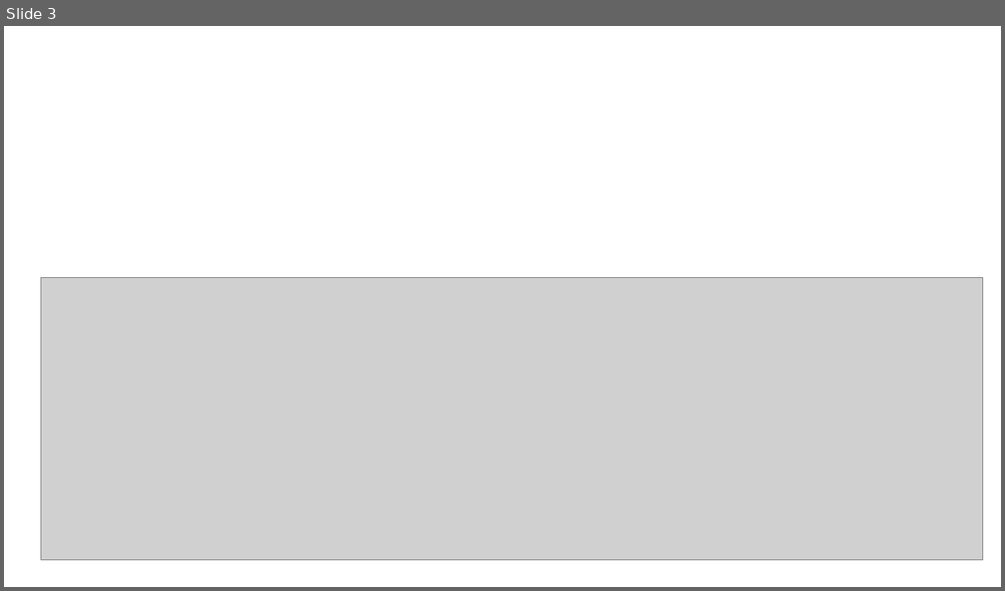
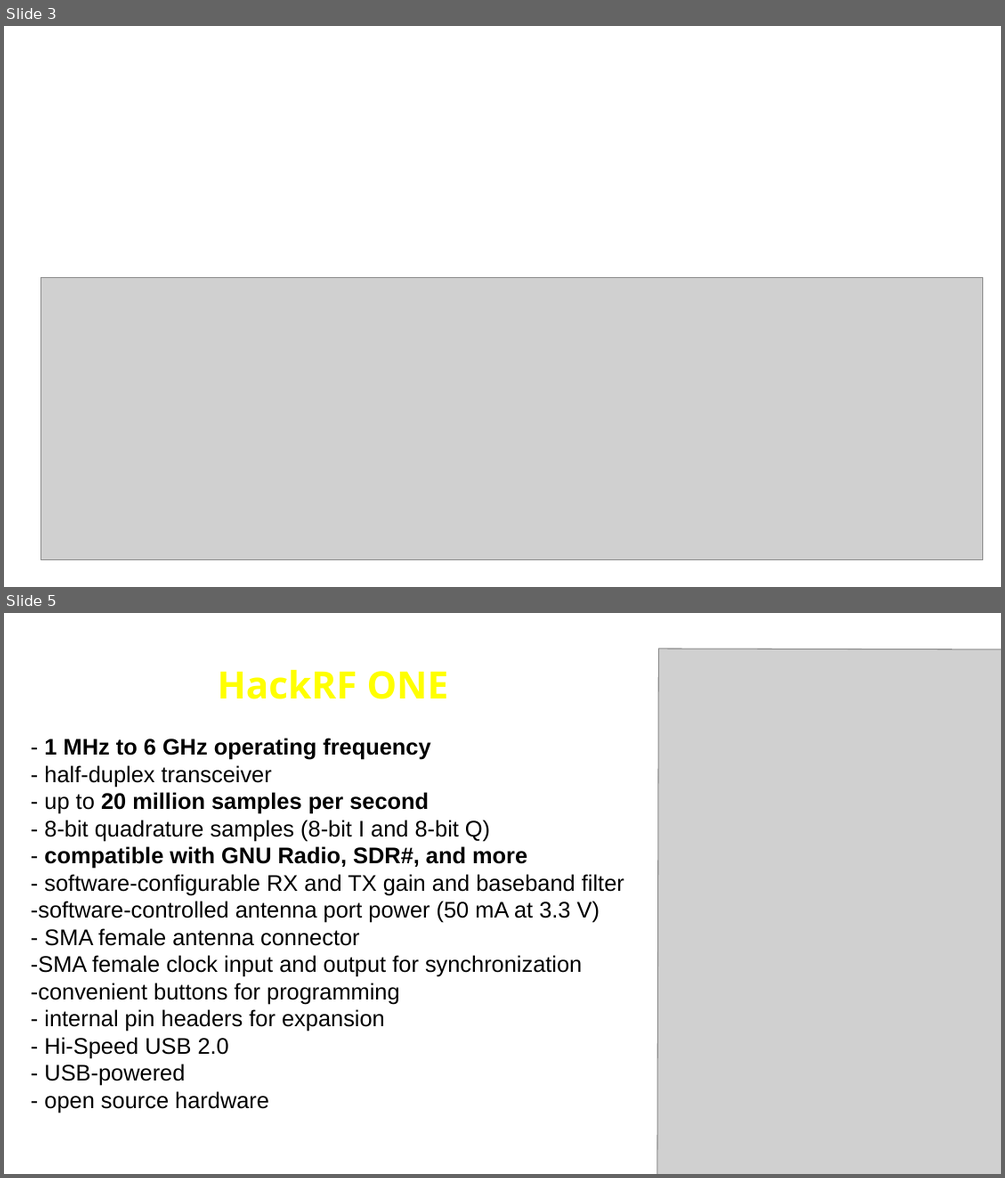
Before and after one commit to PantaRhei/Presentation_SDR_public, a slide deck: diapo.odp. Shown one above the other, each under a label of ours: slide 3 before the commit, slides 3 and 5 after it; the slides between them are not shown. The pictures are 1005x591 and 1005x1178 pixels, drawn with LibreOffice and Linux fonts; fonts in the diff are those of the drawing; grey boxes stand for pictures. Boxes give left, top, right and bottom in pixels: in the first picture for what was removed or moved away, otherwise in the second. Text is boxed around its words. In the diff, an @@ line names an element or a change of style, - is before the commit and + after.

Commit message:
modify slide + doc antenna

```diff
--- a/diapo.odp
+++ b/diapo.odp
@@ slide 5 added at box(4, 613, 1001, 1174), background #FFFFFF @@
@@ picture added at box(657, 649, 1001, 1174) @@
@@ text added at box(218, 670, 449, 699), 30 pt, text gradient #FF0000 to #FFFF00, bold @@
+HackRF ONE
@@ text added at box(31, 738, 624, 1112), 18 pt, text #000000 @@
+- 1 MHz to 6 GHz operating frequency
+- half-duplex transceiver
+- up to 20 million samples per second
+- 8-bit quadrature samples (8-bit I and 8-bit Q)
+- compatible with GNU Radio, SDR#, and more
+- software-configurable RX and TX gain and baseband filter
+-software-controlled antenna port power (50 mA at 3.3 V)
+- SMA female antenna connector
+-SMA female clock input and output for synchronization
+-convenient buttons for programming
+- internal pin headers for expansion
+- Hi-Speed USB 2.0
+- USB-powered
+- open source hardware
```
Also in this commit, not shown: 1 slide changed, 1 other slide added, 1 other file.
